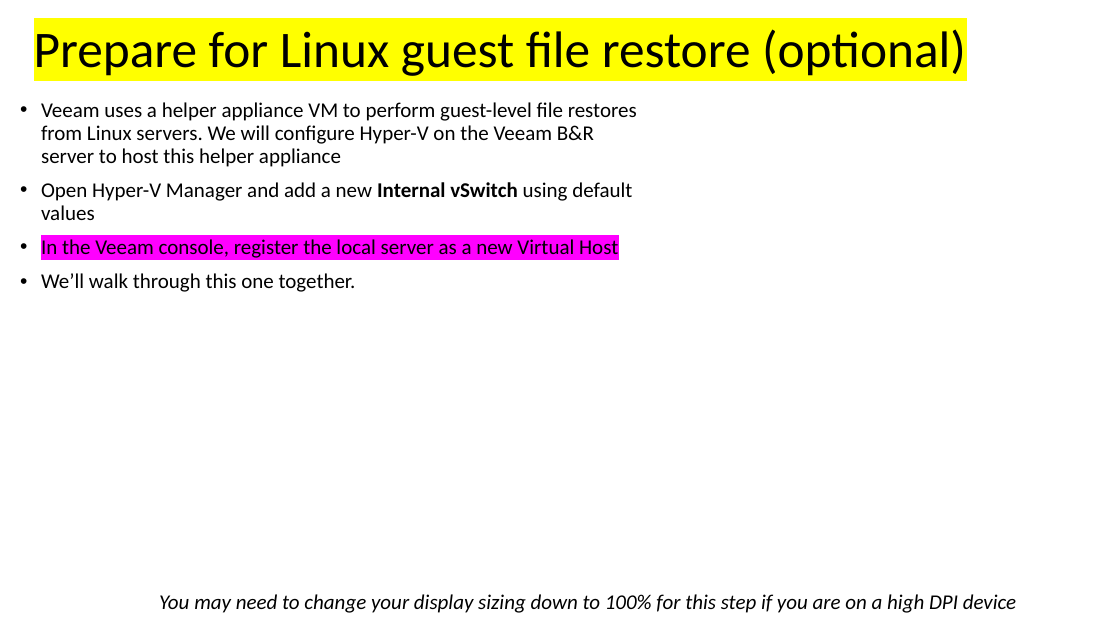
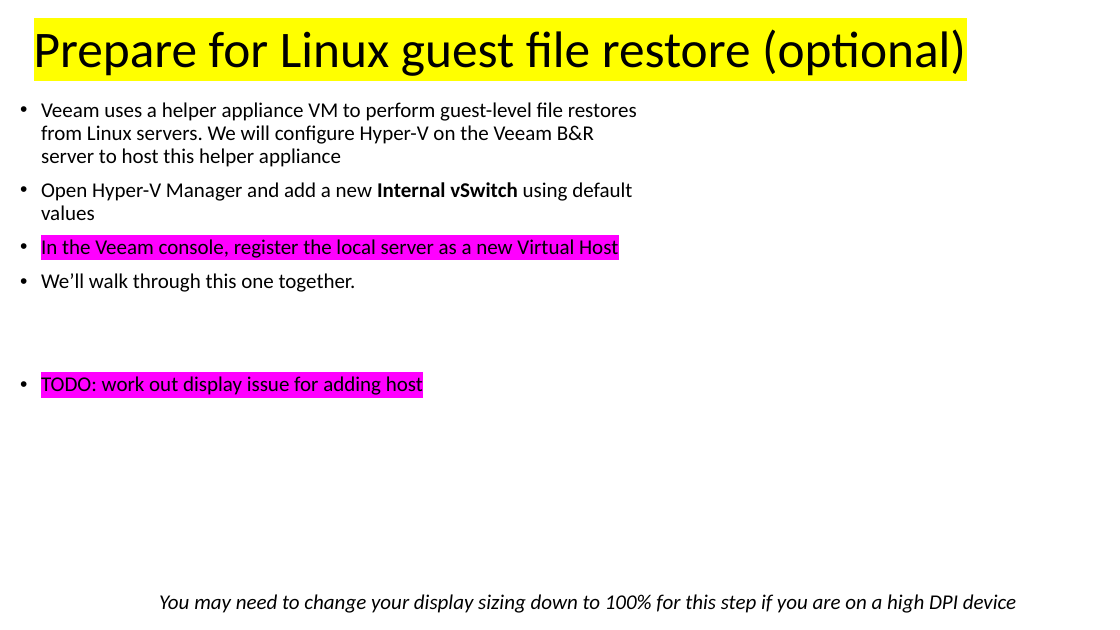
Before and after one commit to dkirby-ms/VeeamOnAzureLab, a slide deck: slide 17 of Veeam Lab Guide.pptx (slide 18 before the commit). Drawn at 1120x630 pixels with LibreOffice and Linux fonts; fonts in the diff are those of the drawing. Boxes give left, top, right and bottom in pixels: in the first picture for what was removed or moved away, otherwise in the second. Text is boxed around its words. In the diff, an @@ line names an element or a change of style, - is before the commit and + after.

```diff
--- a/Veeam Lab Guide.pptx
+++ b/Veeam Lab Guide.pptx
@@ text at (41,376,423,395): paragraph added @@
+• TODO: work out display issue for adding host
```
Also in this commit, not shown: 4 other slides changed, 2 slides added, 1 slide removed.
